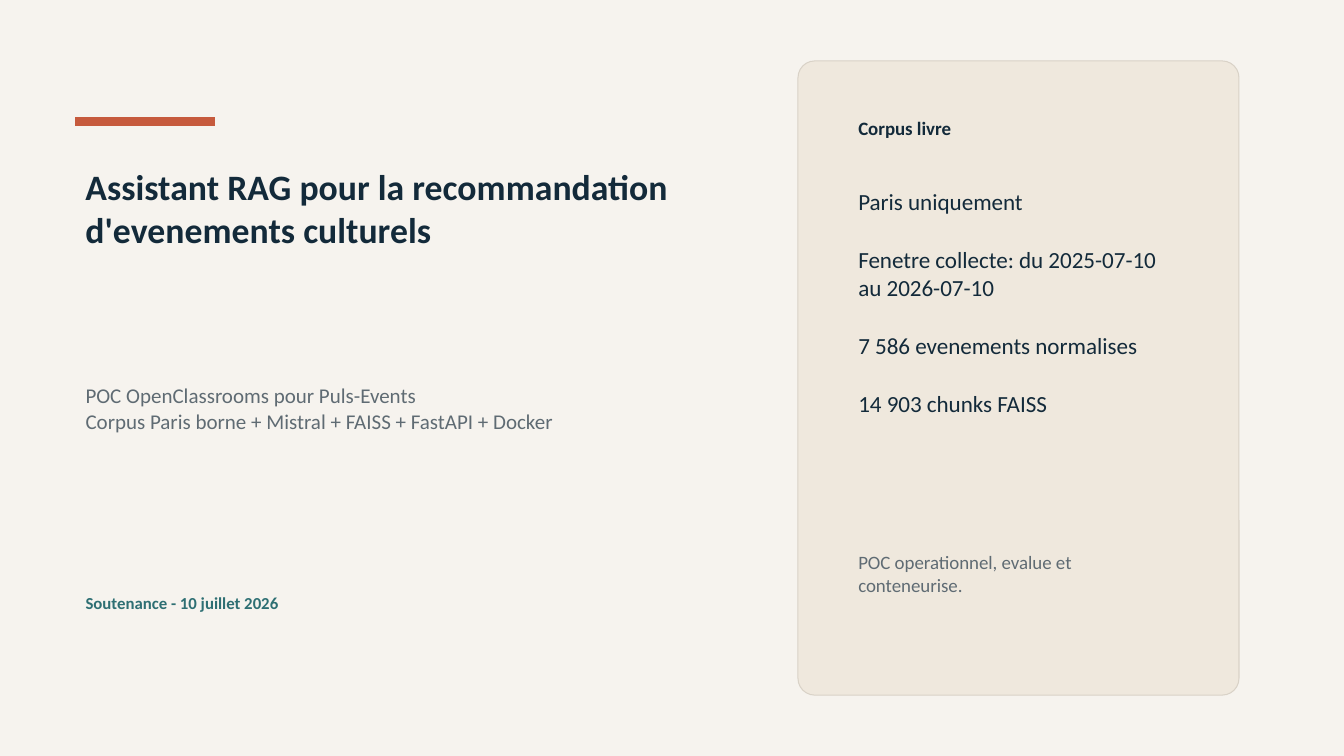
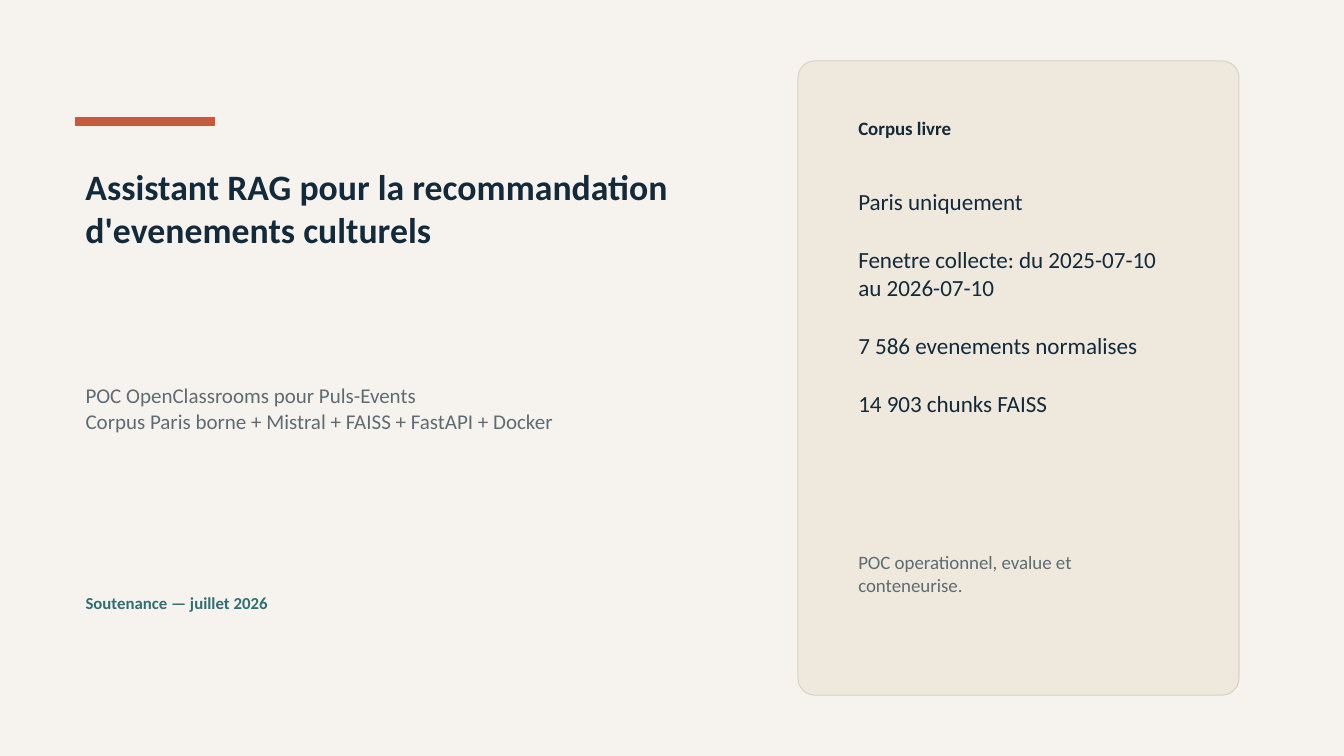
Before and after one commit to hgbe-GH/Projet7, a slide deck: slide 1 of outputs/openagenda-rag-soutenance.pptx. Drawn at 1344x756 pixels with LibreOffice and Linux fonts; fonts in the diff are those of the drawing. Boxes give left, top, right and bottom in pixels: in the first picture for what was removed or moved away, otherwise in the second. Text is boxed around its words. In the diff, an @@ line names an element or a change of style, - is before the commit and + after.

Commit message:
docs: update soutenance deck with measured RAGAS results

```diff
--- a/outputs/openagenda-rag-soutenance.pptx
+++ b/outputs/openagenda-rag-soutenance.pptx
@@ text at (x1=86, y1=597, x2=268, y2=612): text changed @@
-Soutenance - 10 juillet 2026
+Soutenance — juillet 2026
```
Also in this commit, not shown: 5 other slides changed, 2 slides added, 2 slides removed, 1 other file.
